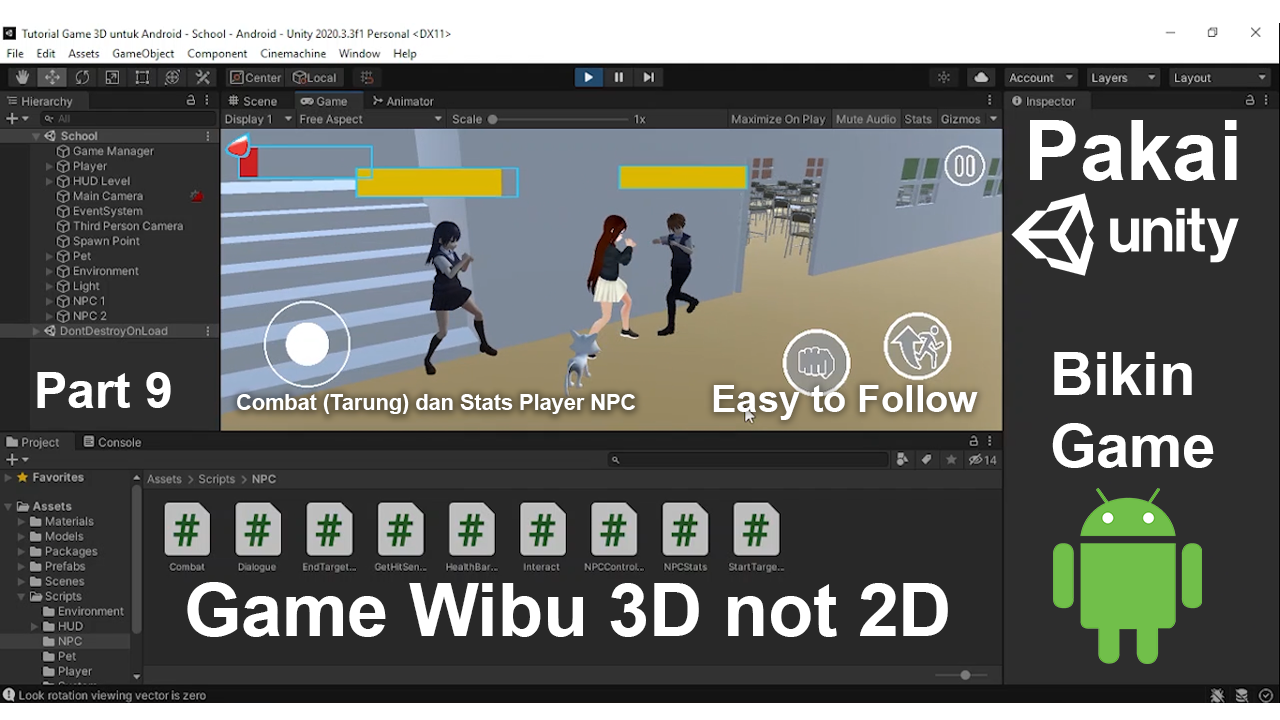
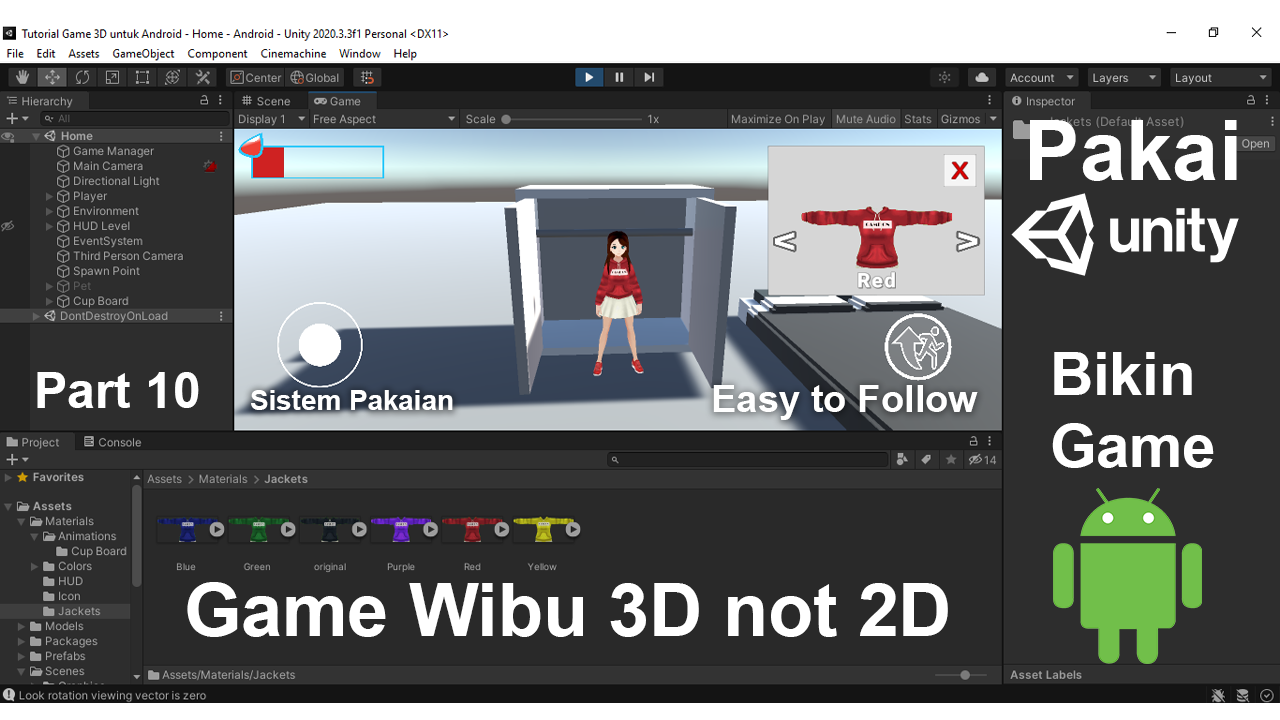
Two versions of the same layered image (1280x720). Layer-by-layer changes:
painted on "Part 6" over [146, 372, 199, 408]
painted on "Pergerakan Karakter dan Joystick" over [237, 390, 635, 414]
renamed "Layer 3" to "Layer 4", painted on it over [0, 23, 1280, 703]
